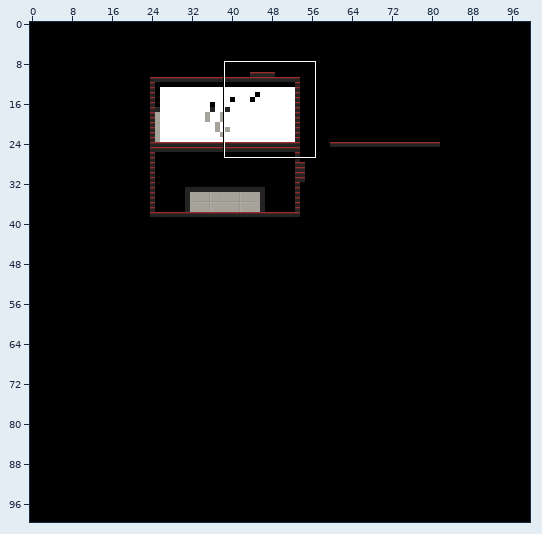
Level history. Tiled map: assets/levels/level1.tmx. Above: a wide view before the commit, with the close-up outlined.
Close-up. The starting point:
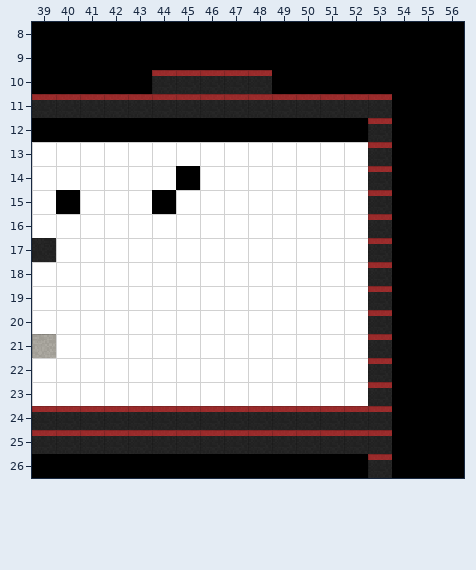
Cells are 16x16 px. Shown: x 39..56, y 8..26. The commit also changed other parts of the map, which this record leaves out.
Now the later version:
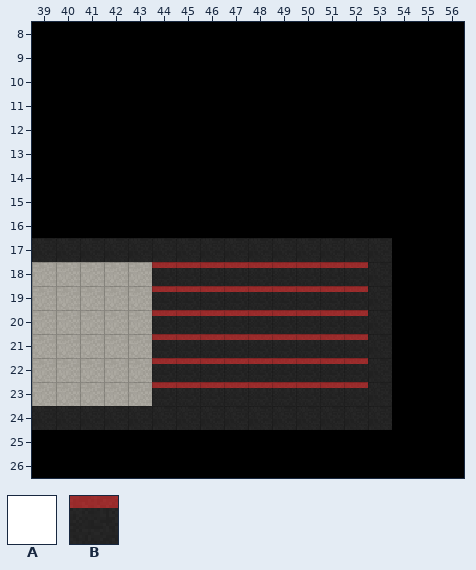
Key: from "tileset": A 0, B 1.
_ is an empty cell.
The exact change:
Layer "collisions" (now hidden):
y 10: x 44..48 BBBBB -> _____
y 11: x 39..53 BBBBBBBBBBBBBBB -> _______________
y 12: x 53 B -> _
y 13: x 39..53 AAAAAAAAAAAAAAB -> _______________
y 14: x 39..44 AAAAAA -> ______; x 46..53 AAAAAAAB -> ________
y 15: x 39 A -> _; x 41..43 AAA -> ___; x 45..53 AAAAAAAAB -> _________
y 16: x 39..53 AAAAAAAAAAAAAAB -> _______________
y 17: x 40..53 AAAAAAAAAAAAAB -> ______________
y 18..20: x 39..53 AAAAAAAAAAAAAAB -> _______________
y 21: x 40..53 AAAAAAAAAAAAAB -> ______________
y 22..23: x 39..53 AAAAAAAAAAAAAAB -> _______________
y 24..25: x 39..53 BBBBBBBBBBBBBBB -> _______________
y 26: x 53 B -> _
